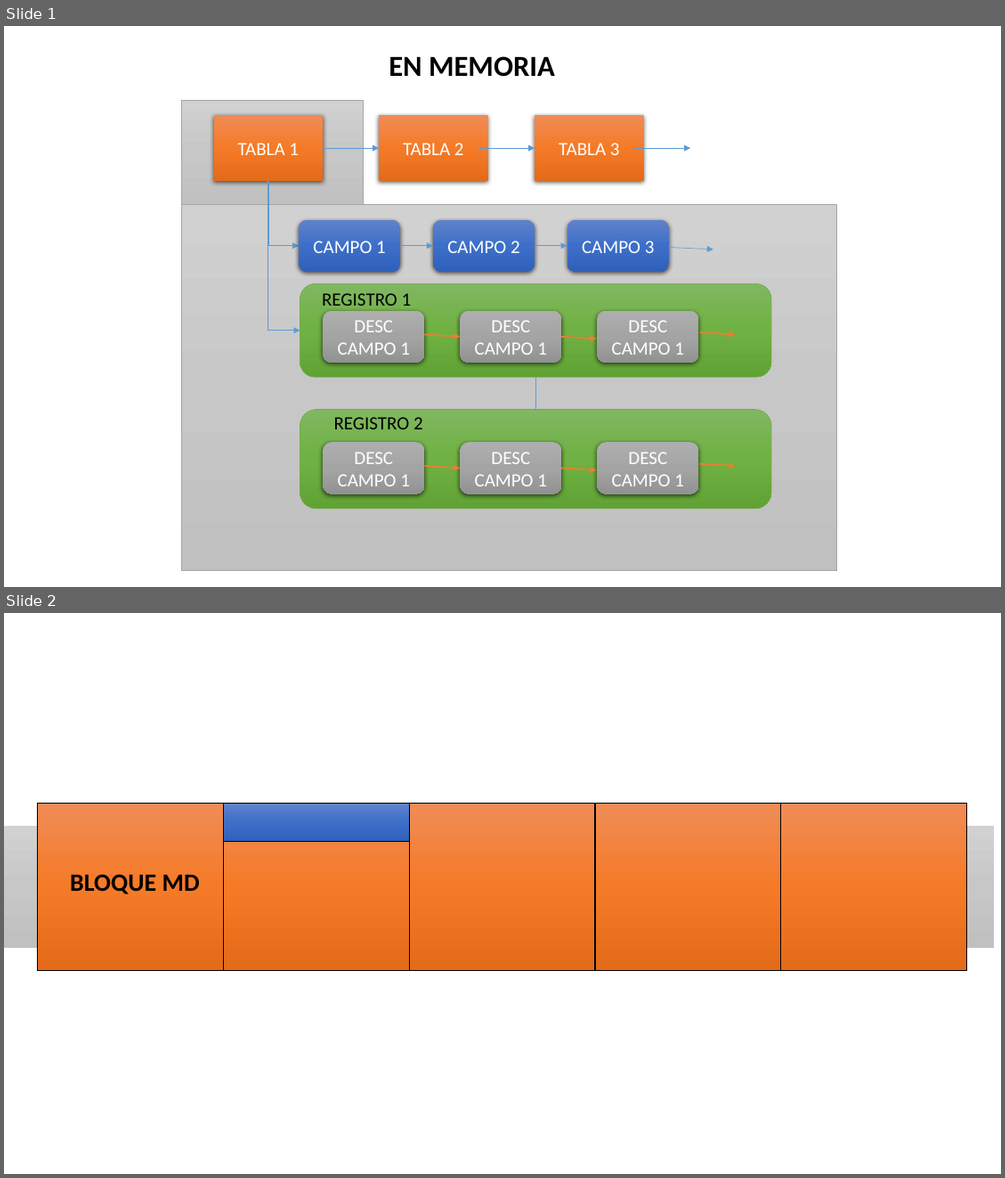
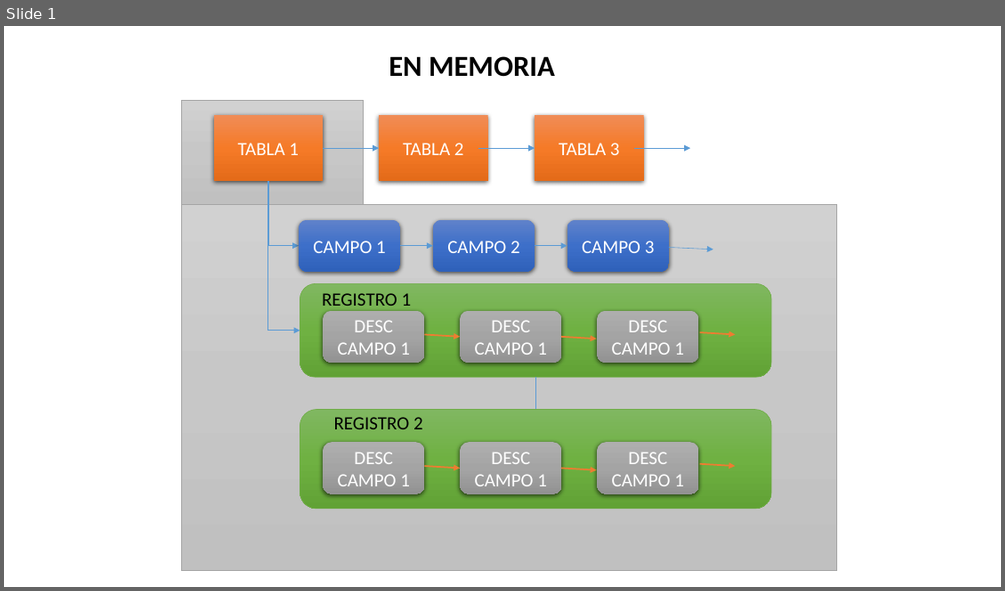
Before and after one commit to Luis96791/EstructuraDatos2, a slide deck: Proyecto/diseñoTCR.pptx. Shown one above the other, each under a label of ours: slides 1 and 2 before the commit, slide 1 after it. The pictures are 1005x1178 and 1005x591 pixels, drawn with LibreOffice and Linux fonts; fonts in the diff are those of the drawing. Boxes give left, top, right and bottom in pixels: in the first picture for what was removed or moved away, otherwise in the second. Text is boxed around its words. In the diff, an @@ line names an element or a change of style, - is before the commit and + after.

```diff
--- a/Proyecto/diseñoTCR.pptx
+++ b/Proyecto/diseñoTCR.pptx
@@ slide 2 removed at (4, 613, 1001, 1174), background #FFFFFF @@
@@ rectangle removed at (4, 826, 994, 948) @@
@@ rectangle removed at (37, 803, 223, 971) @@
@@ rectangle removed at (223, 803, 409, 971) @@
@@ rectangle removed at (223, 803, 409, 841) @@
@@ rectangle removed at (409, 803, 596, 971) @@
@@ rectangle removed at (595, 803, 781, 971) @@
@@ rectangle removed at (781, 803, 967, 971) @@
@@ text removed at (70, 874, 200, 894) @@
-BLOQUE MD
```
Also in this commit, not shown: 2 slides added, 9 other files.
